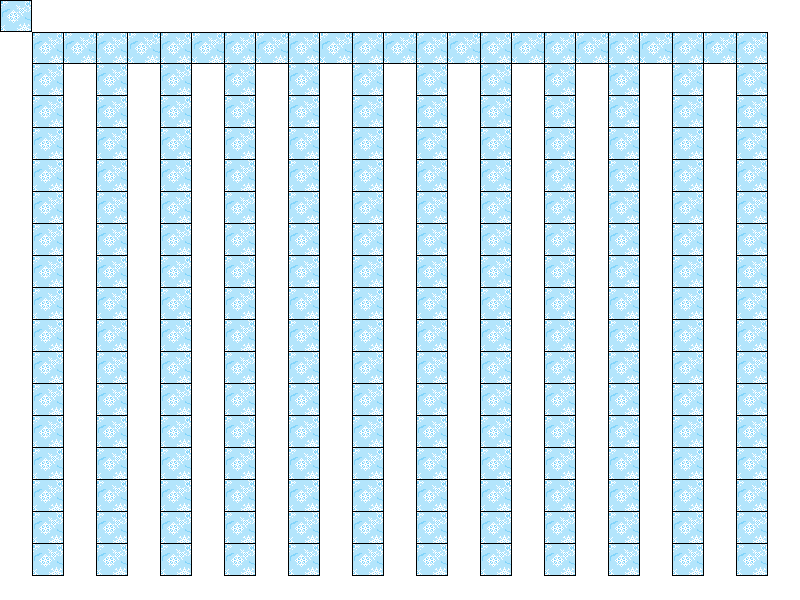
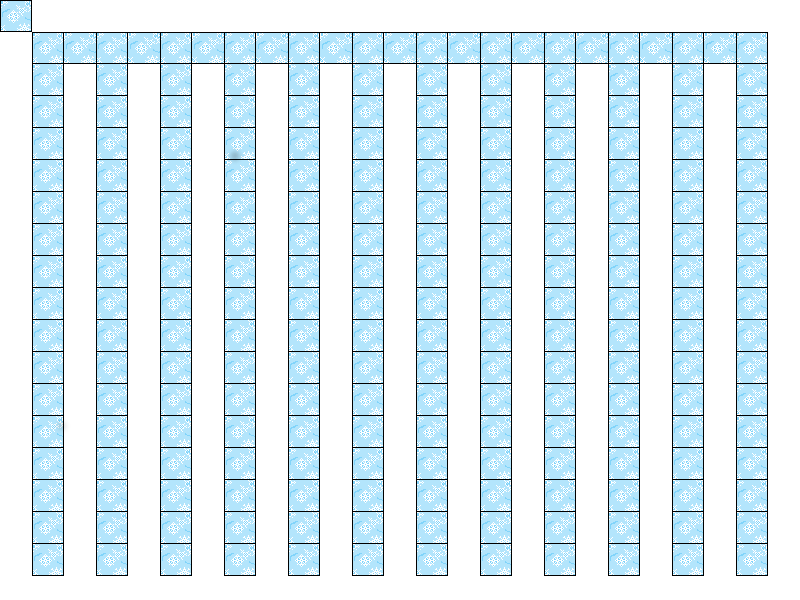
The second 800px x 600px image is a revision of the first. Changes to its layers:
painted on "top-bot border ice" over [55, 148, 243, 433]
